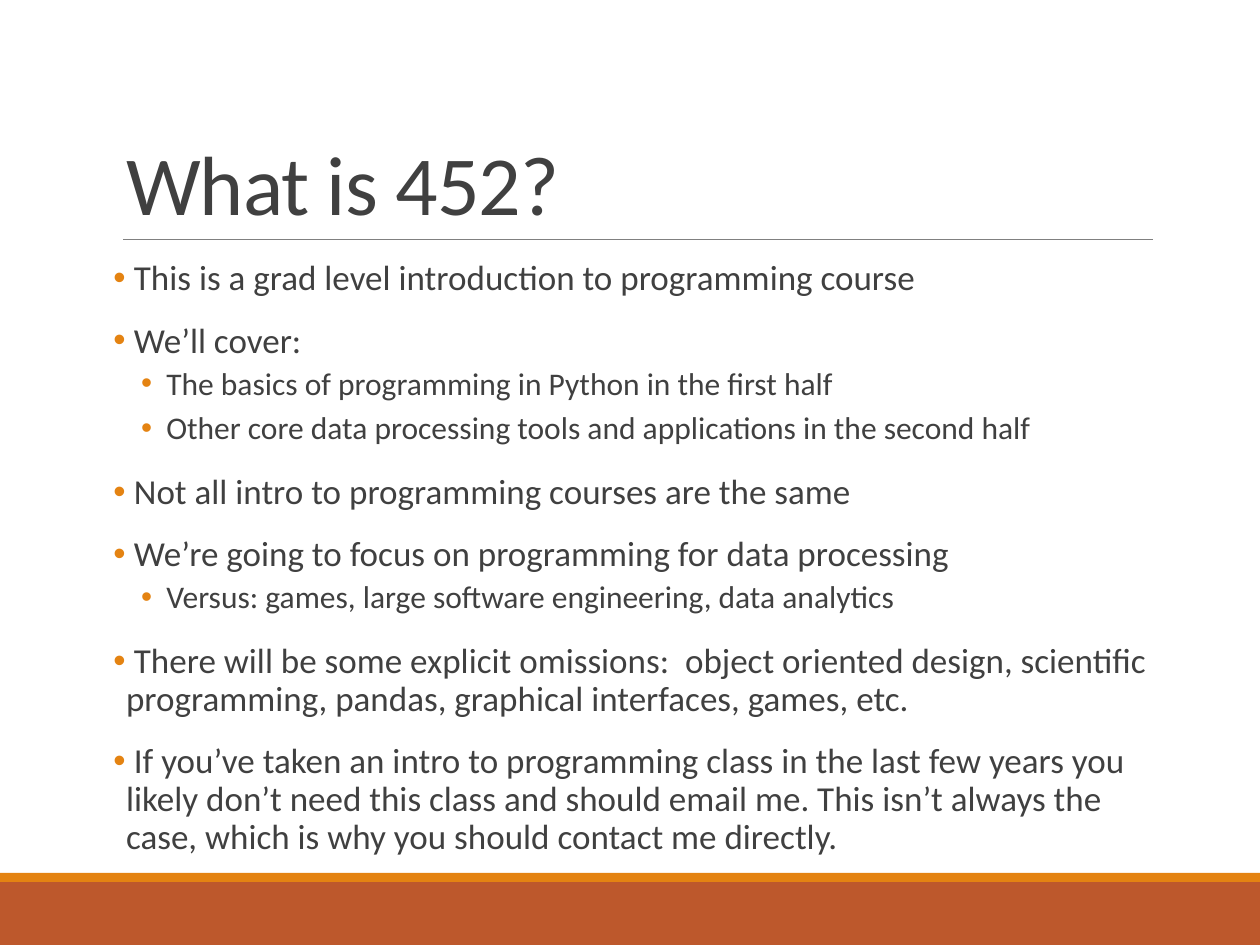
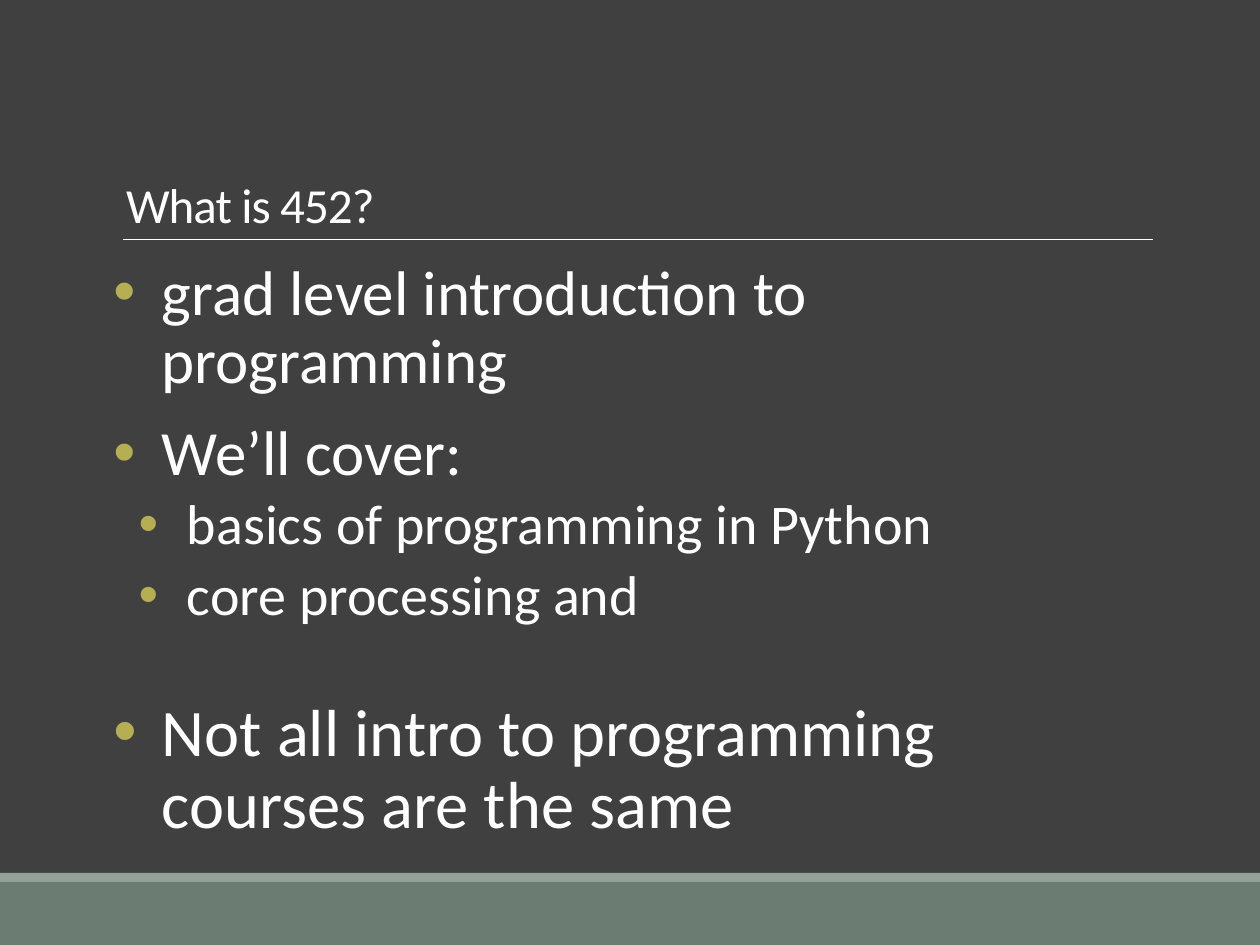
Before and after one commit to elliewix/IS-452-Spring2019, a slide deck: slide 3 of SUMMER2018-Lectures/IS452Fall2017Week01.pptx. Drawn at 1260x945 pixels with LibreOffice and Linux fonts; fonts in the diff are those of the drawing. Boxes give left, top, right and bottom in pixels: in the first picture for what was removed or moved away, otherwise in the second. Text is boxed around its words. In the diff, an @@ line names an element or a change of style, - is before the commit and + after.

```diff
--- a/SUMMER2018-Lectures/IS452Fall2017Week01.pptx
+++ b/SUMMER2018-Lectures/IS452Fall2017Week01.pptx
@@ background #FFFFFF to #404040 @@
@@ title "What is 452?" at (126, 189, 374, 224): size 48 to 28 pt, text colour #404040 to #FFFFFF @@
@@ line (123, 239) - (1153, 239): stroke #808080 0.5 pt to #FFFFFF 0.5 pt @@
@@ text at (162, 271, 807, 394): text changed; size 20 to 36 pt; text colour #404040 to #FFFFFF @@
-• This is a grad level introduction to programming course
+• grad level introduction to programming
@@ text at (162, 431, 935, 829): size 20 to 36 pt in "We’ll cover:"; text colour #404040 to #FFFFFF in "We’ll cover:", "Not all intro to programming courses are ..."; size 20 to 38 pt in "Not all intro to programming courses are ..."; indent changed; bullet colour #E48312 to #B5AE53; list level 1 to 2 in "Not all intro to programming ..." @@
@@ text at (187, 505, 932, 625): text changed; size 18 to 32 pt; text colour #404040 to #FFFFFF @@
-  • The basics of programming in Python in the first half
-  • Other core data processing tools and applications in the second half
+    • basics of programming in Python
+    • core processing and
@@ text at (126, 541, 1146, 855): paragraphs removed @@
-• We’re going to focus on programming for data processing
-  • Versus: games, large software engineering, data analytics
-• There will be some explicit omissions: object oriented design, scientific programming, pandas, graphical interfaces, games, etc.
-• If you’ve taken an intro to programming class in the last few years you likely don’t need this class and should email me. This isn’t always the case, which is why you should contact me directly.
@@ rectangle at (0, 882, 1260, 945): fill #BD582C to #6B7D72 @@
@@ rectangle at (0, 873, 1260, 882): fill #E48312 to #93A299 @@
```
Also in this commit, not shown: 41 other slides changed, 2 slides added, 1 other file.
